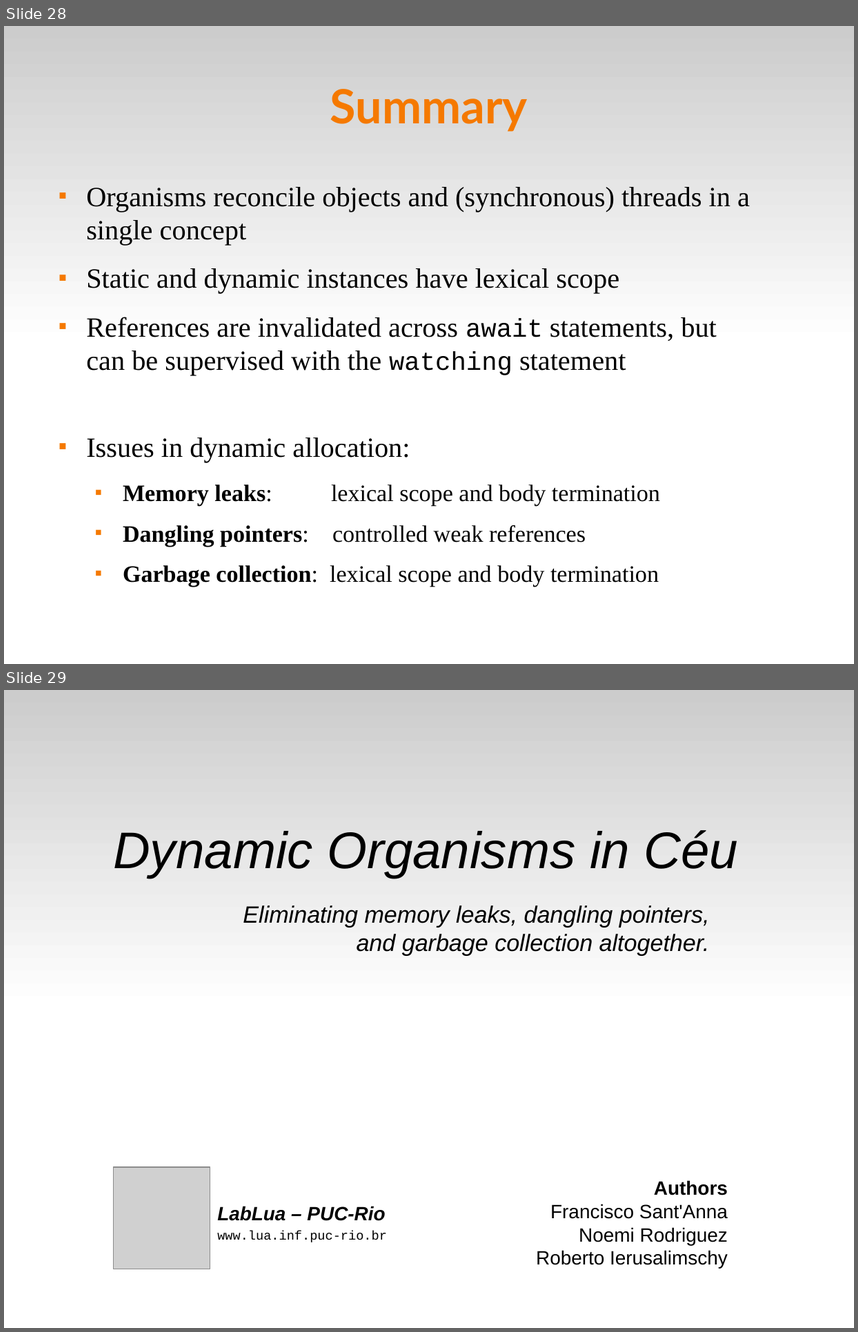
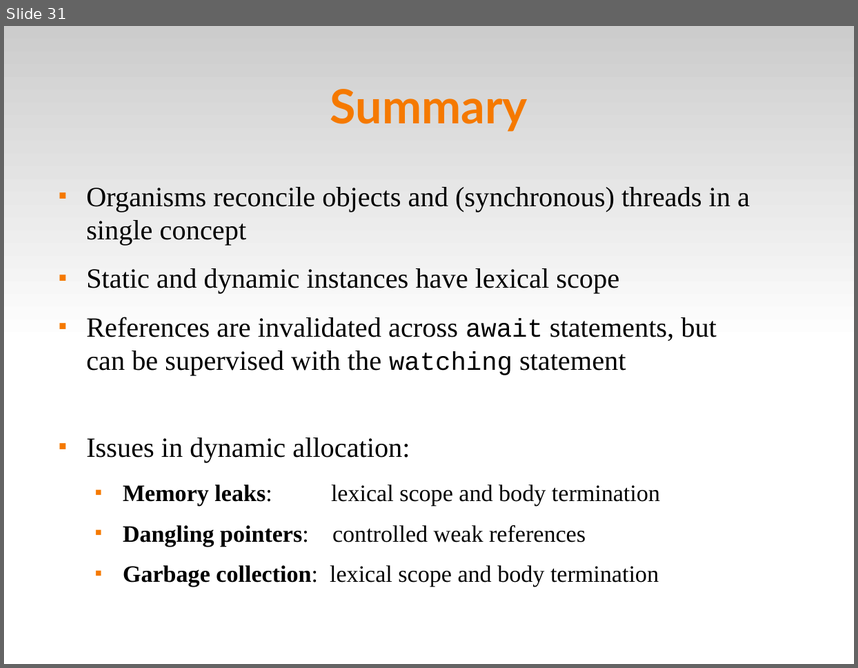
Before and after one commit to fsantanna-no/ceu-docs, a slide deck: ceu_stl.odp. Shown one above the other, each under a label of ours: slides 28 and 29 before the commit, slide 31 after it. The pictures are 858x1332 and 858x668 pixels, drawn with LibreOffice and Linux fonts; fonts in the diff are those of the drawing; grey boxes stand for pictures. Boxes give left, top, right and bottom in pixels: in the first picture for what was removed or moved away, otherwise in the second. Text is boxed around its words. In the diff, an @@ line names an element or a change of style, - is before the commit and + after.

```diff
--- a/ceu_stl.odp
+++ b/ceu_stl.odp
@@ slide 29 removed at [4,690,854,1328], background #FFFFFF; not listed: 1 template element that a slide beside it also shows @@
@@ subtitle removed at [113,830,739,878] @@
-Dynamic Organisms in Céu
@@ text removed at [243,905,710,956] @@
-Eliminating memory leaks, dangling pointers, and garbage collection altogether.
@@ picture removed at [114,1167,210,1268] @@
@@ text removed at [536,1180,728,1268] @@
-Authors
-Francisco Sant'Anna
-Noemi Rodriguez
-Roberto Ierusalimschy
@@ text removed at [217,1205,387,1242] @@
-LabLua – PUC-Rio
-www.lua.inf.puc-rio.br
@@ what was slide 28 is now slide 31 @@
```
Also in this commit, not shown: 5 slides changed, 16 slides added, 2 other slides removed, 6 other files.
